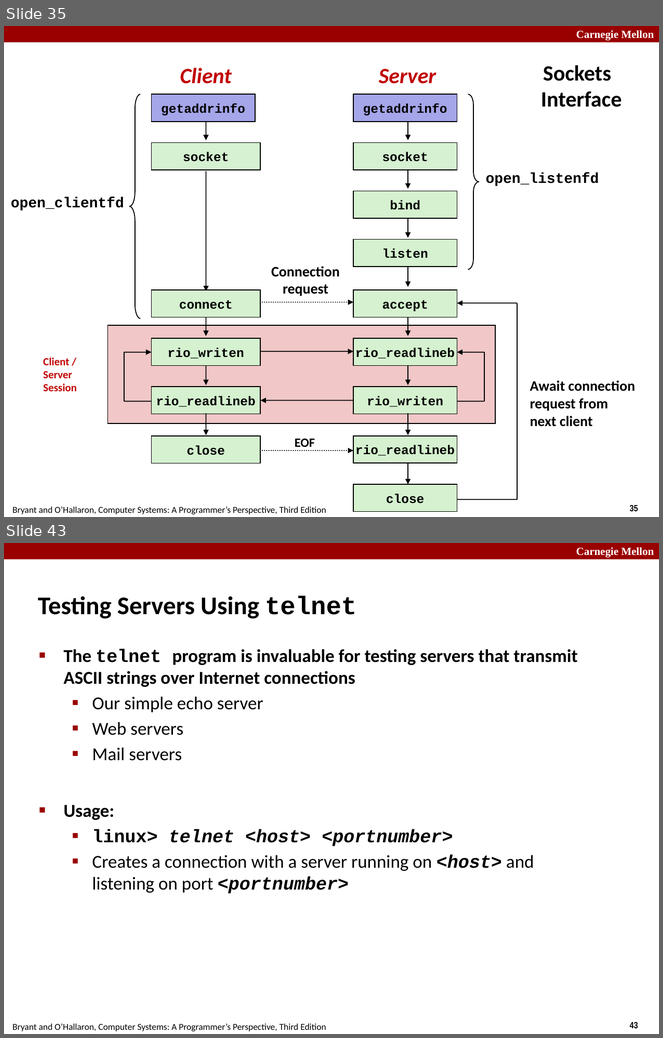
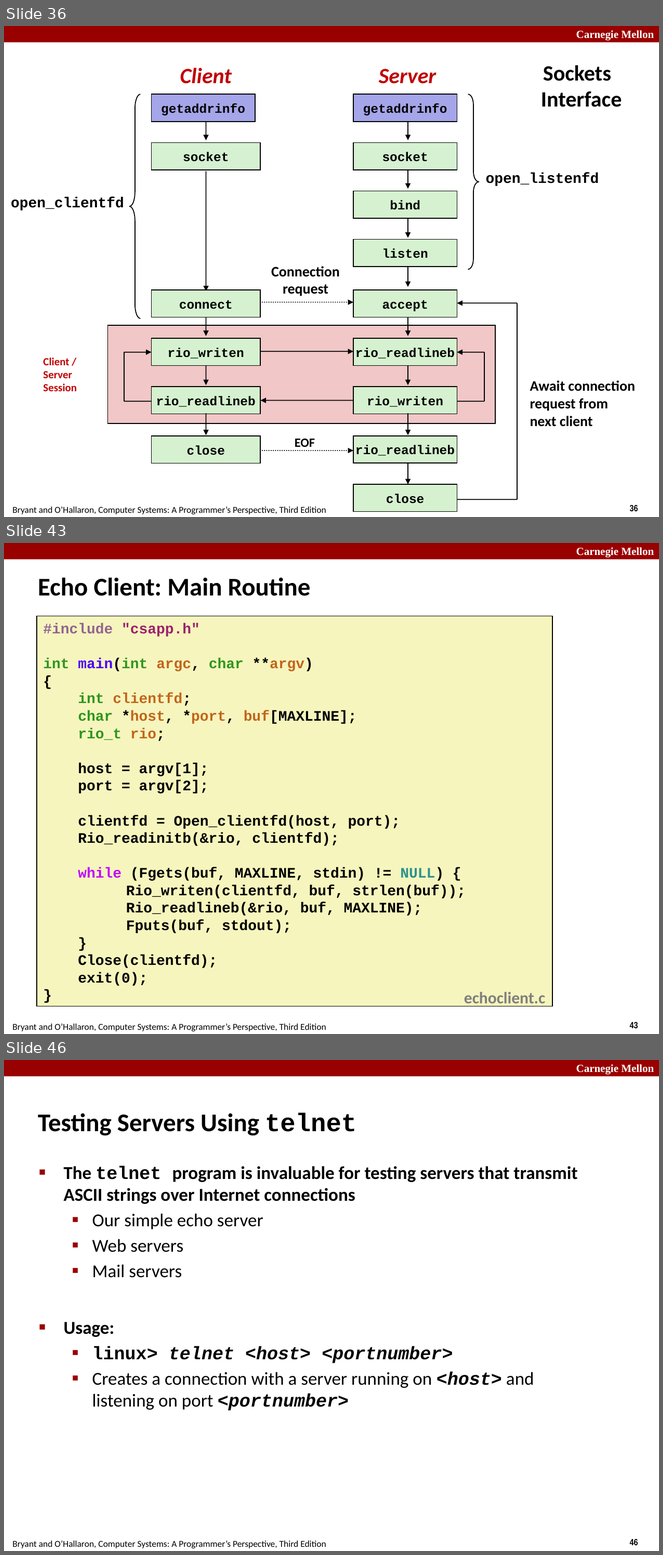
Before and after one commit to diku-compSys/compSys-e2021-pub, a slide deck: lectures/211101_network_programming/slides.odp. Shown one above the other, each under a label of ours: slides 35 and 43 before the commit, slides 36, 43 and 46 after it; the slides between them are not shown. The pictures are 663x1038 and 663x1555 pixels, drawn with LibreOffice and Linux fonts; fonts in the diff are those of the drawing. Boxes give left, top, right and bottom in pixels: in the first picture for what was removed or moved away, otherwise in the second. Text is boxed around its words. In the diff, an @@ line names an element or a change of style, - is before the commit and + after.

```diff
--- a/lectures/211101_network_programming/slides.odp
+++ b/lectures/211101_network_programming/slides.odp
@@ slide 43 added at [4, 543, 659, 1034], background #FFFFFF; not listed: 4 template elements that a slide beside it also shows @@
@@ title added at [38, 577, 311, 596], 28 pt, text #000000, bold @@
+Echo Client: Main Routine
@@ rectangle added at [37, 616, 553, 1006], fill #F6F5BD, outline #000000 0.99 pt, 16 pt, text #000000, bold @@
+#include "csapp.h"
+int main(int argc, char **argv)
+{
+int clientfd;
+char *host, *port, buf[MAXLINE];
+rio_t rio;
+host = argv[1];
+port = argv[2];
+clientfd = Open_clientfd(host, port);
+Rio_readinitb(&rio, clientfd);
+while (Fgets(buf, MAXLINE, stdin) != NULL) {
+Rio_writen(clientfd, buf, strlen(buf));
+Rio_readlineb(&rio, buf, MAXLINE);
+Fputs(buf, stdout);
+}
+Close(clientfd);
+exit(0);
+}
@@ text added at [464, 992, 545, 1007], 18 pt, text #7F7F7F, bold @@
+echoclient.c
@@ what was slide 35 is now slide 36 @@
@@ what was slide 43 is now slide 46 @@
@@ page number at [630, 1539, 638, 1546]: text changed @@
-43
+46
```
Also in this commit, not shown: 3 slides changed, 14 other slides added, 6 slides removed, 3 other files.
